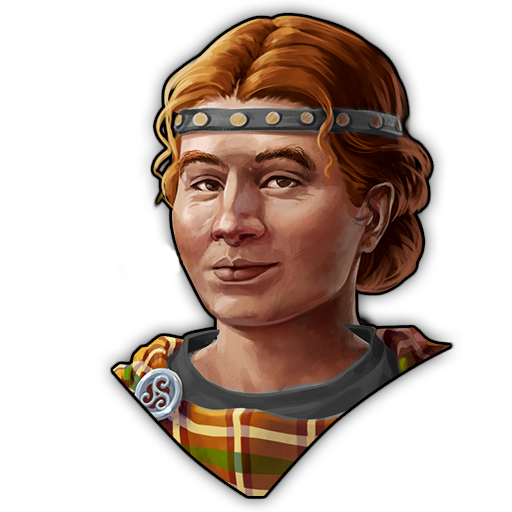
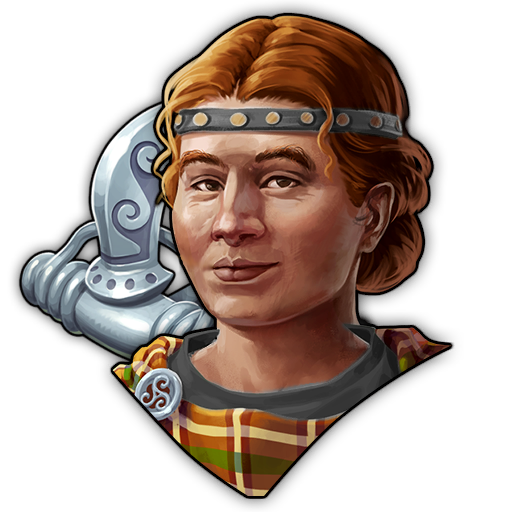
Before/after of a 512x512 layered artwork. What changed in the layer stack:
painted on "Background" over [8,89,214,366]
added layer "icon_3d_brooch_goods_0.png" over [8,89,214,366]